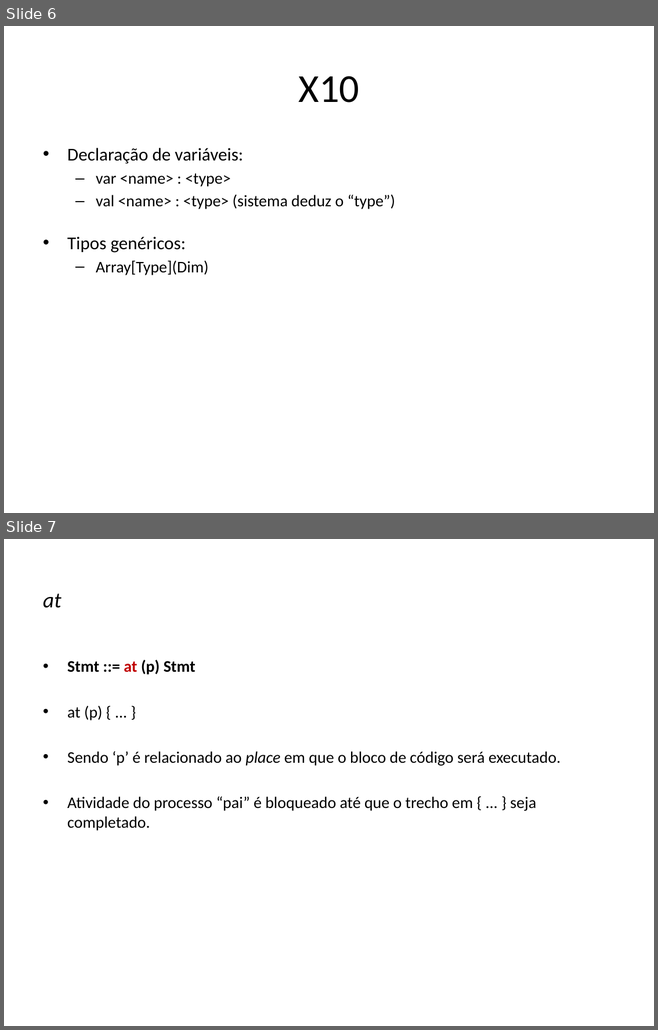
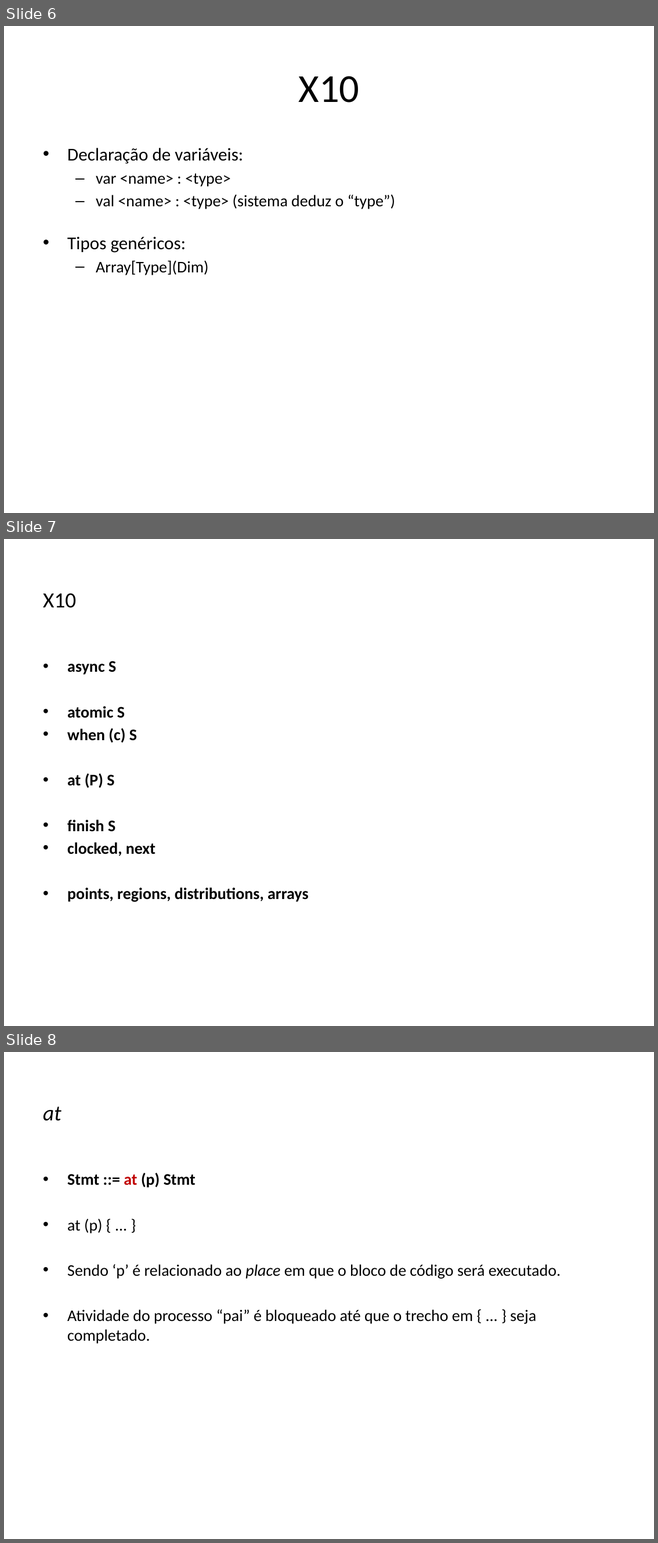
Before and after one commit to lquatrin/inf2591, a slide deck: x10.pptx. Shown one above the other, each under a label of ours: slides 6 and 7 before the commit, slides 6, 7 and 8 after it. The pictures are 658x1030 and 658x1543 pixels, drawn with LibreOffice and Linux fonts; fonts in the diff are those of the drawing. Boxes give left, top, right and bottom in pixels: in the first picture for what was removed or moved away, otherwise in the second. Text is boxed around its words. In the diff, an @@ line names an element or a change of style, - is before the commit and + after.

Commit message:
dist array não funciona... que novidade

```diff
--- a/x10.pptx
+++ b/x10.pptx
@@ slide 7 added at [4,539,654,1026], background #FFFFFF @@
@@ title added at [43,593,76,608], 24 pt, text #000000 @@
+X10
@@ text added at [67,661,308,902], 18 pt, text #000000, bold @@
+• async S
+• atomic S
+• when (c) S
+• at (P) S
+• finish S
+• clocked, next
+• points, regions, distributions, arrays
@@ what was slide 7 is now slide 8 @@
```
Also in this commit, not shown: 3 other slides added, 5 other files.
